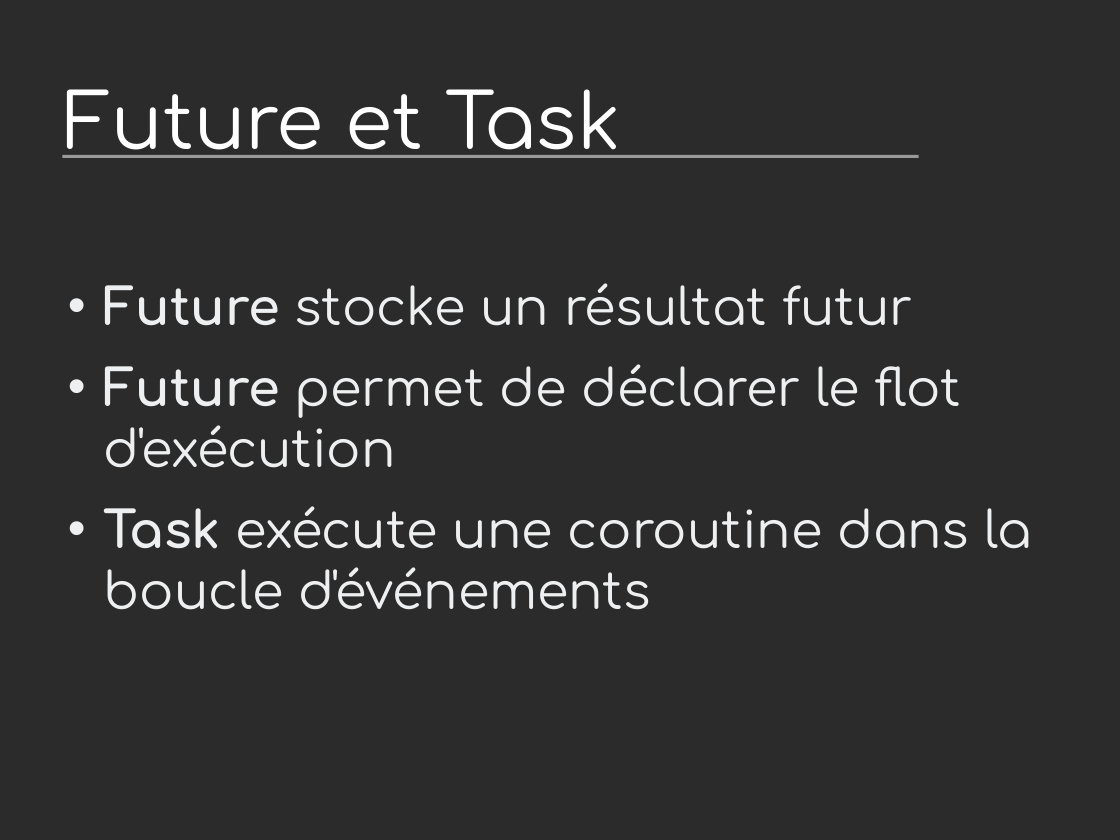
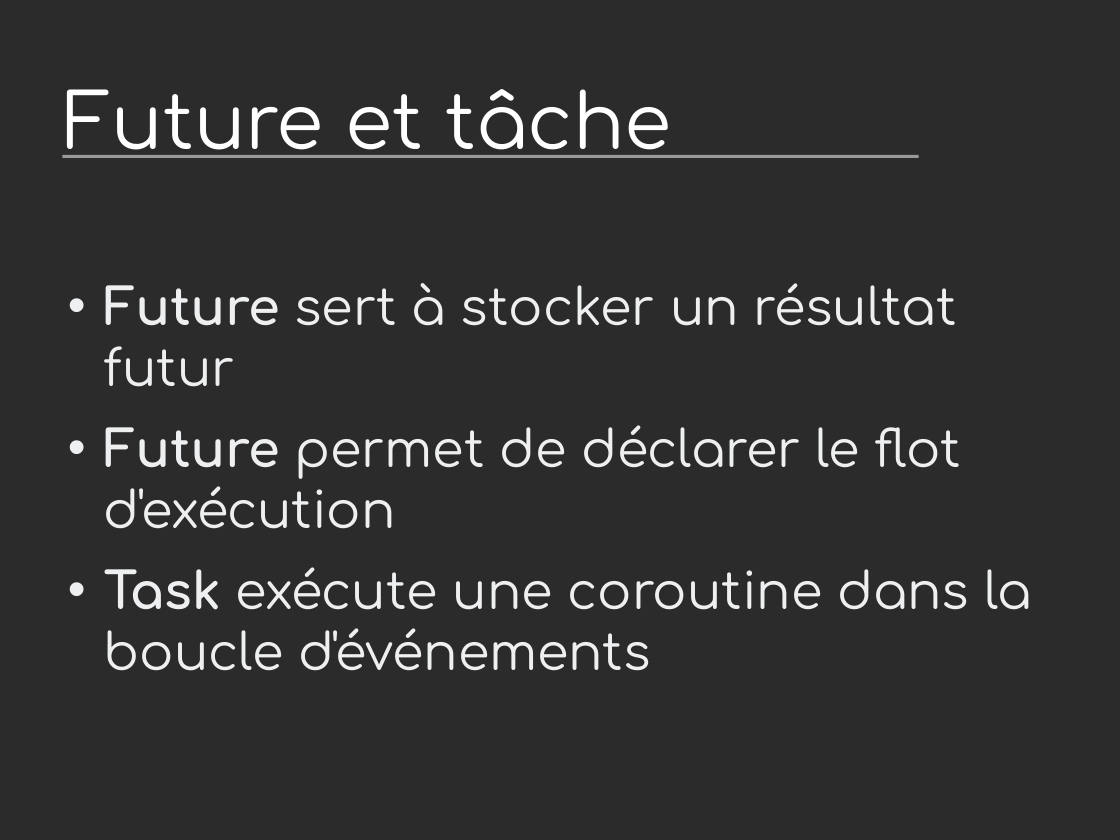
Before and after one commit to vstinner/talks, a slide deck: slide 34 of 2014-Pycon-Lyon/asyncio.odp. Drawn at 1120x840 pixels with LibreOffice and Linux fonts; fonts in the diff are those of the drawing; background and template pictures are left out; a plain dark background stands for a picture behind light text. Boxes give left, top, right and bottom in pixels: in the first picture for what was removed or moved away, otherwise in the second. Text is boxed around its words. In the diff, an @@ line names an element or a change of style, - is before the commit and + after.

```diff
--- a/2014-Pycon-Lyon/asyncio.odp
+++ b/2014-Pycon-Lyon/asyncio.odp
@@ title at [64,89,671,158]: text changed @@
-Future et Task
+Future et tâche
@@ text at [104,283,957,387]: text changed @@
-• Future stocke un résultat futur
+• Future sert à stocker un résultat futur
```
Also in this commit, not shown: 9 other slides changed, 1 slide added, 3 other files.
